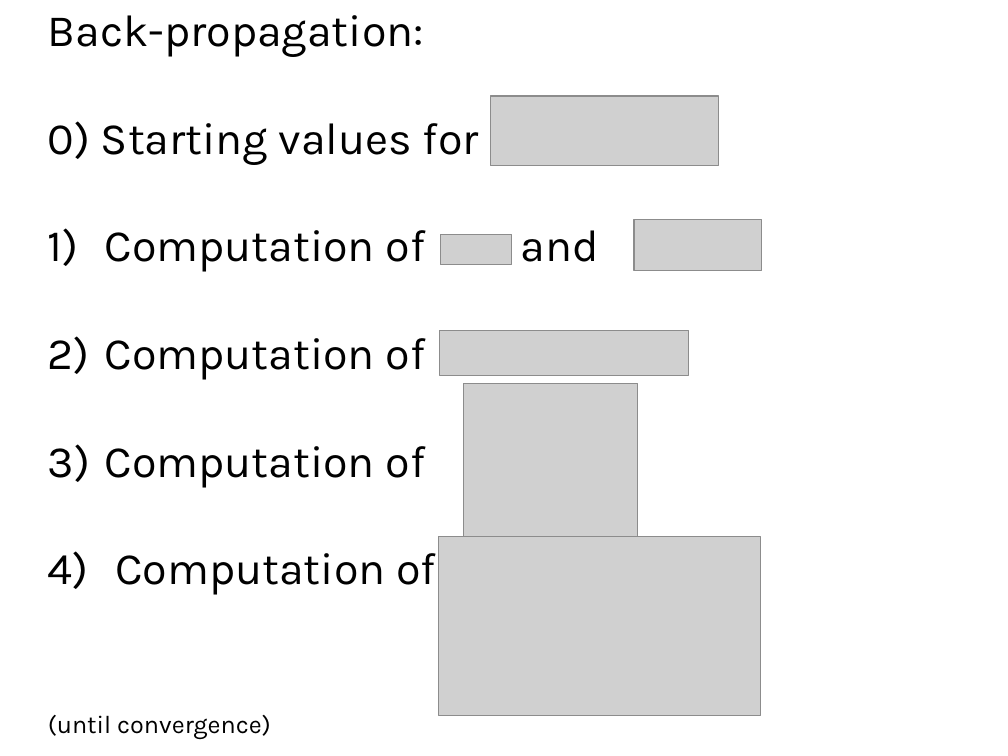
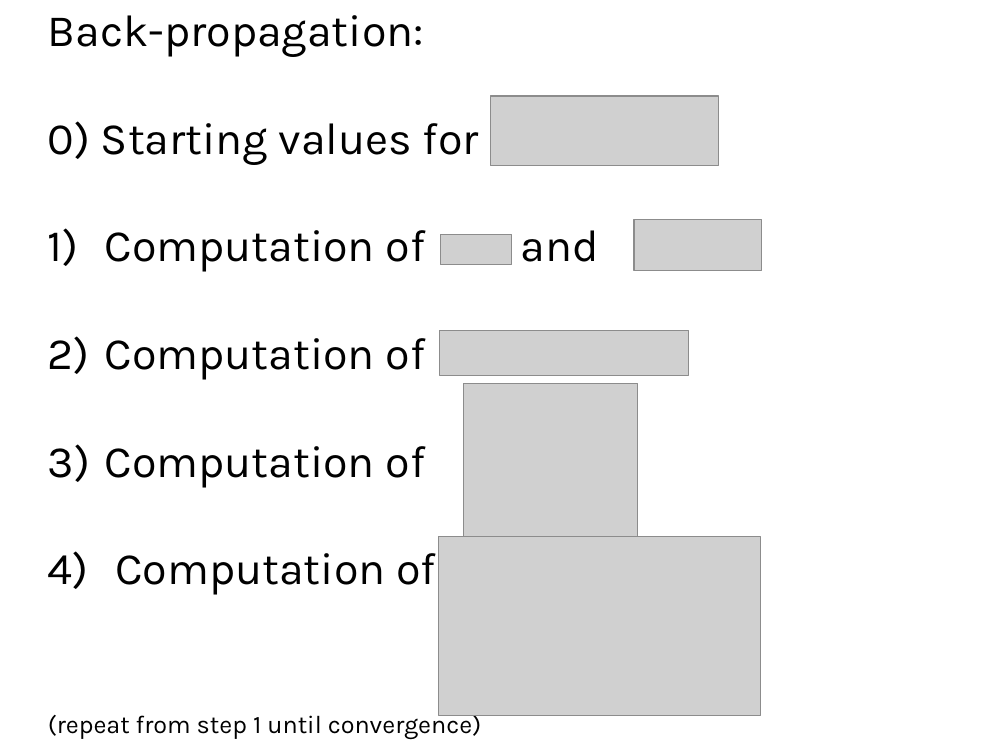
Before and after one commit to domingomery/patrones, a slide deck: slide 9 of clases/Cap04_Clasificacion/presentations/PAT04_NeuralNetworks.pptx. Drawn at 1008x756 pixels with LibreOffice and Linux fonts; fonts in the diff are those of the drawing; grey boxes stand for pictures. Boxes give left, top, right and bottom in pixels: in the first picture for what was removed or moved away, otherwise in the second. Text is boxed around its words. In the diff, an @@ line names an element or a change of style, - is before the commit and + after.

```diff
--- a/clases/Cap04_Clasificacion/presentations/PAT04_NeuralNetworks.pptx
+++ b/clases/Cap04_Clasificacion/presentations/PAT04_NeuralNetworks.pptx
@@ text at bbox=[48, 710, 481, 739]: text changed @@
-(until convergence)
+(repeat from step 1 until convergence)
```
Also in this commit, not shown: 2 other files.
